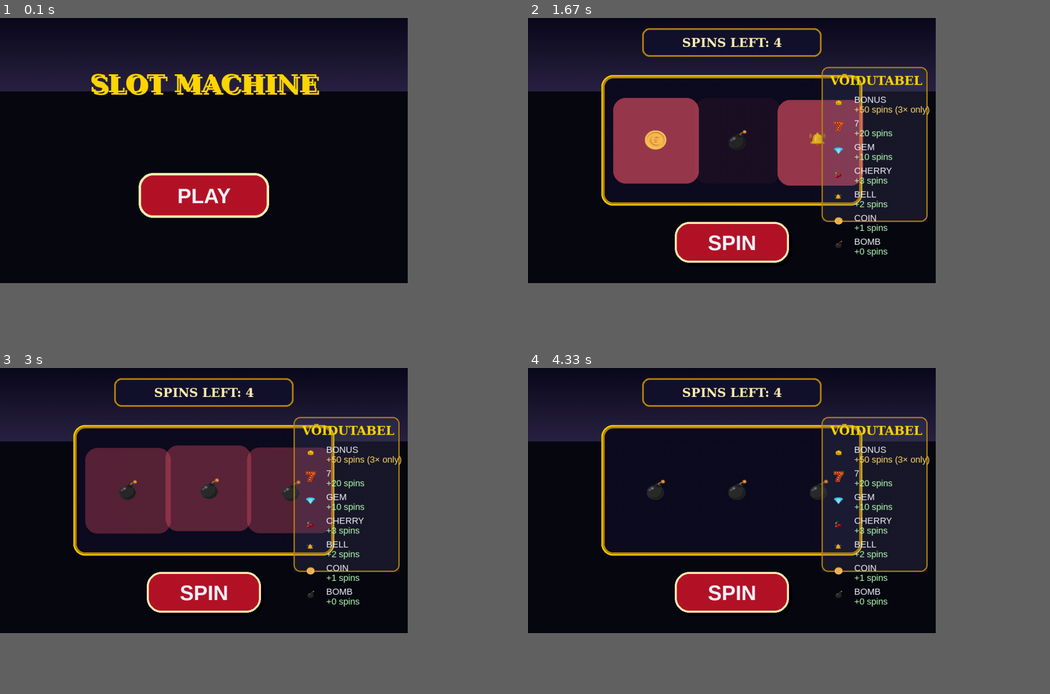
Above: before the commit, frames 1-4 (two rows, left to right).
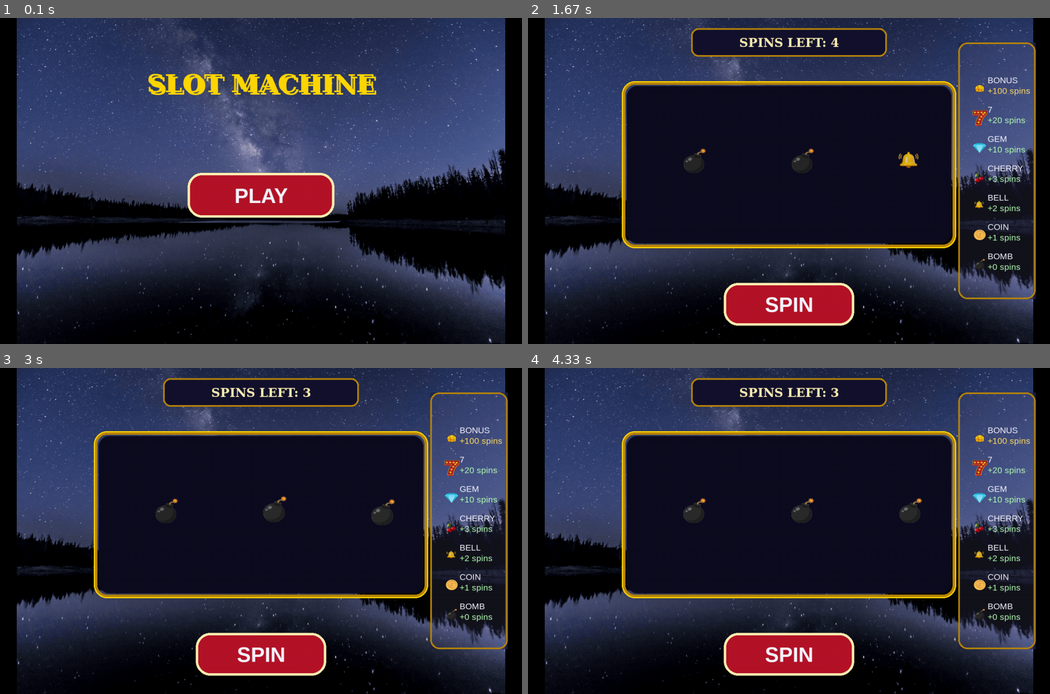
Above: after the commit, the same moments.

Repository: roadwizzvoco/pygame-slots
Game: pygame game, started from main.py
Two runs of this game, one before a commit and one after it. Both use one fixed random seed, a clock stepped at 60 frames per second and the inputs below.
Inputs (mouse positions are in pixels of both pictures, inside the frame that each line leads up to):
- Up to frame 1 (0.1 s): no input
- Up to frame 2 (1.67 s): click (789, 181) at 0.38 s; click "SPIN" at 0.72 s; click (627, 132) at 1.05 s
- Up to frame 3 (3 s): click "SPIN" at 2.38 s; click (245, 475) at 2.72 s
- Up to frame 4 (4.33 s): no input
In our replay, the window is 703x457 before the commit and 900x562 after it. These sizes can differ from the game's own. Grey fills any space a smaller window leaves; there, only what the larger window draws over its background counts as a difference.

The runs differ from the first frame. In frame 1, 68% of the frame differs, in the area x 0-97%, y 0-100%; in frame 2, 62%; in frame 3, 66%; in frame 4, 55%.

Commit message:
general updates

Diff:
--- a/main.py
+++ b/main.py
@@ -7,14 +7,13 @@
 
 pygame.init()
 
-WIDTH = 1000
-HEIGHT = 650
-screen = pygame.display.set_mode((WIDTH, HEIGHT))
+WIDTH = 1280
+HEIGHT = 800
+screen = pygame.display.set_mode((WIDTH, HEIGHT), pygame.FULLSCREEN)
 pygame.display.set_caption("Slot Machine")
 
 clock = pygame.time.Clock()
 
-# Värvid
 BLACK = (8, 8, 18)
 GOLD = (255, 215, 0)
 DARK_GOLD = (184, 134, 11)
@@ -26,18 +25,23 @@
 GRAY = (60, 60, 80)
 GLASS = (30, 30, 60, 140)
 
-# Sümbolid + rewards
+current_path = os.path.dirname(os.path.abspath(__file__))
+try:
+    background_img = pygame.image.load(os.path.join(current_path, "background.png")).convert()
+    background_img = pygame.transform.smoothscale(background_img, (WIDTH, HEIGHT))
+except:
+    background_img = None
+
 symbols_info = [
-    {"file": "bonus.png",  "name": "BONUS",  "prob": 0.00670},
-    {"file": "seitse.png", "name": "7",      "prob": 0.00446},
-    {"file": "diamond.png","name": "GEM",    "prob": 0.01339},
-    {"file": "cherry.png", "name": "CHERRY", "prob": 0.04464},
-    {"file": "bell.png",   "name": "BELL",   "prob": 0.06920},
-    {"file": "coin.png",   "name": "COIN",   "prob": 0.11161},
-    {"file": "bomb.png",   "name": "BOMB",   "prob": 0.75000},
+    {"file": "bonus.png",  "name": "BONUS",  "prob": 0.00536},
+    {"file": "seitse.png", "name": "7",      "prob": 0.003568},
+    {"file": "diamond.png","name": "GEM",    "prob": 0.010712},
+    {"file": "cherry.png", "name": "CHERRY", "prob": 0.035712},
+    {"file": "bell.png",   "name": "BELL",   "prob": 0.05536},
+    {"file": "coin.png",   "name": "COIN",   "prob": 0.089288},
+    {"file": "bomb.png",   "name": "BOMB",   "prob": 0.80000},
 ]
 
-# Base spins for EVERY symbol shown (except BONUS – handled separately)
 symbol_base_spins = {
     "7":      20,
     "GEM":    10,
@@ -48,27 +52,23 @@
     "BONUS":  0,
 }
 
-SYMBOL_SIZE = 130
-
-current_path = os.path.dirname(os.path.abspath(__file__))
+SYMBOL_SIZE = 160
+
 for symb in symbols_info:
     try:
         img = pygame.image.load(os.path.join(current_path, symb["file"])).convert_alpha()
         symb["img"] = pygame.transform.smoothscale(img, (SYMBOL_SIZE, SYMBOL_SIZE))
-    except Exception as e:
-        print(f"Pilt puudu: {symb['file']} → {e}")
+    except:
         symb["img"] = pygame.Surface((SYMBOL_SIZE, SYMBOL_SIZE))
         symb["img"].fill((random.randint(120,255), random.randint(80,220), random.randint(60,180)))
 
-# Fondid
 font_title  = pygame.font.SysFont("georgia", 68, bold=True)
 font_big    = pygame.font.SysFont("georgia", 48, bold=True)
 font_med    = pygame.font.SysFont("georgia", 34, bold=True)
-font_small  = pygame.font.SysFont("arial", 22)
+font_small  = pygame.font.SysFont("arial", 21)
 font_button = pygame.font.SysFont("arialblack", 46, bold=True)
 font_win    = pygame.font.SysFont("impact", 72, bold=True)
 
-# Muutujad
 reels = [0, 0, 0]
 spinning = [False, False, False]
 spin_progress = [0.0] * 3
@@ -77,25 +77,19 @@
 
 BASE_SPIN_TIME = 550
 EXTRA_DELAY_PER_REEL = 350
-glow_timer = 0.0
 
 last_win = 0
-spins_left = 5           # ← CHANGED TO 5 (as you requested)
+spins_left = 5
 
 game_state = "MENU"
 win_flash_timer = 0
 win_flash_active = False
 
 def draw_background():
-    screen.fill(BLACK)
-    for y in range(180):
-        ratio = y / 180
-        color = (
-            int(12 + 30 * ratio),
-            int(10 + 25 * ratio),
-            int(28 + 40 * ratio)
-        )
-        pygame.draw.line(screen, color, (0, y), (WIDTH, y))
+    if background_img:
+        screen.blit(background_img, (0, 0))
+    else:
+        screen.fill(BLACK)
 
 def draw_menu():
     draw_background()
@@ -104,7 +98,7 @@
     screen.blit(title, title_rect.move(6,6))
     screen.blit(title, title_rect)
 
-    btn_rect = pygame.Rect(WIDTH//2 - 160, 380, 320, 110)
+    btn_rect = pygame.Rect(WIDTH//2 - 180, 380, 360, 110)
     mouse = pygame.mouse.get_pos()
     hovered = btn_rect.collidepoint(mouse)
     pressed = pygame.mouse.get_pressed()[0] and hovered
@@ -121,77 +115,73 @@
     return btn_rect
 
 def draw_header():
-    spins_rect = pygame.Rect(WIDTH//2 - 220, 25, 440, 70)
+    spins_rect = pygame.Rect(WIDTH//2 - 240, 25, 480, 70)
     pygame.draw.rect(screen, (20, 18, 45), spins_rect, border_radius=18)
     pygame.draw.rect(screen, DARK_GOLD, spins_rect, width=4, border_radius=18)
     spins_txt = font_med.render(f"SPINS LEFT: {spins_left}", True, LIGHT_GOLD)
     screen.blit(spins_txt, spins_txt.get_rect(center=spins_rect.center))
 
 def draw_paytable():
-    x, y, w, h = WIDTH - 280, 120, 260, 380
+    x = WIDTH - 225
+    y = 60
+    w = 190
+    h = 630
+
     glass = pygame.Surface((w, h), pygame.SRCALPHA)
     glass.fill(GLASS)
-    pygame.draw.rect(glass, (80,80,120,60), (0,0,w,h), border_radius=16)
+    pygame.draw.rect(glass, (80,80,120,60), (0,0,w,h), border_radius=22)
     screen.blit(glass, (x, y))
-    pygame.draw.rect(screen, DARK_GOLD, (x, y, w, h), border_radius=16, width=3)
-
-    title = font_med.render("VÕIDUTABEL", True, GOLD)
-    screen.blit(title, (x + 20, y + 15))
-
-    y_off = y + 60
+    pygame.draw.rect(screen, DARK_GOLD, (x, y, w, h), border_radius=22, width=4)
+
+    y_off = y + 70
+    icon_size = 70
+
     for symb in symbols_info:
-        small = pygame.transform.smoothscale(symb["img"], (48, 48))
-        screen.blit(small, (x + 18, y_off + 4))
+        small = pygame.transform.smoothscale(symb["img"], (icon_size, icon_size))
+        screen.blit(small, (x + 18, y_off + 8))
 
         name = font_small.render(symb["name"], True, WHITE)
-        screen.blit(name, (x + 80, y_off + 8))
+        screen.blit(name, (x + 72, y_off + 10))
 
         base = symbol_base_spins.get(symb["name"], 0)
         if symb["name"] == "BONUS":
-            desc = "+50 spins (3× only)"
+            desc = "+100 spins"
             col = (255, 220, 100)
         else:
             desc = f"+{base} spins"
             col = (180, 255, 180)
 
         d = font_small.render(desc, True, col)
-        screen.blit(d, (x + 80, y_off + 32))
-
-        y_off += 58
+        screen.blit(d, (x + 72, y_off + 36))
+
+        y_off += 72
 
 def draw_slot_area():
-    frame_rect = pygame.Rect(180, 140, 640, 320)
-    pygame.draw.rect(screen, DARK_GOLD, frame_rect, border_radius=28, width=8)
-    pygame.draw.rect(screen, GOLD, frame_rect, border_radius=28, width=3)
-
-    inner = frame_rect.inflate(-16, -16)
-    pygame.draw.rect(screen, (14, 12, 32), inner, border_radius=24)
+    frame_rect = pygame.Rect(WIDTH//2 - 410, 155, 820, 410)
+    pygame.draw.rect(screen, DARK_GOLD, frame_rect, border_radius=32, width=9)
+    pygame.draw.rect(screen, GOLD, frame_rect, border_radius=32, width=3)
+
+    inner = frame_rect.inflate(-24, -24)
+    pygame.draw.rect(screen, (14, 12, 32), inner, border_radius=26)
     return inner
 
 def draw_symbols(inner):
-    global glow_timer
-    start_x = inner.left + 60
-    y_pos = inner.centery - SYMBOL_SIZE // 2
+    start_x = inner.left + 85
+    y_pos = inner.centery - SYMBOL_SIZE // 2 - 8
 
     for i in range(3):
-        x = start_x + i * 200
+        x = start_x + i * 265
         cx = x + SYMBOL_SIZE // 2
         cy = y_pos + SYMBOL_SIZE // 2
 
         if spinning[i]:
             p = spin_progress[i]
-            offset_y = math.sin(p * math.pi * 6) * 9 * (1 - p)
-            scale = 1.0 + 0.06 * math.sin(p * math.pi * 10)
+            offset_y = math.sin(p * math.pi * 6) * 12 * (1 - p)
+            scale = 1.0 + 0.07 * math.sin(p * math.pi * 10)
 
             img = symbols_info[reels[i]]["img"]
             scaled = pygame.transform.smoothscale(img, (int(SYMBOL_SIZE * scale), int(SYMBOL_SIZE * scale)))
             rect = scaled.get_rect(center=(cx, cy + offset_y))
-
-            glow_timer += 0.16
-            alpha = int(80 + 70 * math.sin(glow_timer + i * 3))
-            glow = pygame.Surface((SYMBOL_SIZE + 80, SYMBOL_SIZE + 80), pygame.SRCALPHA)
-            pygame.draw.rect(glow, (*NEON_RED[:3], alpha), glow.get_rect(), border_radius=30)
-            screen.blit(glow, (rect.x - 40, rect.y - 40))
 
             screen.blit(scaled, rect.topleft)
         else:
@@ -203,30 +193,30 @@
         return
 
     win_flash_timer += 1
-    if win_flash_timer > (180 if last_win >= 20 else 120):
+    if win_flash_timer > (200 if last_win >= 20 else 130):
         win_flash_active = False
         win_flash_timer = 0
         return
 
-    flash_alpha = int(120 + 135 * math.sin(win_flash_timer * 0.35))
+    flash_alpha = int(130 + 125 * math.sin(win_flash_timer * 0.35))
     win_surf = pygame.Surface((WIDTH, HEIGHT), pygame.SRCALPHA)
 
     if last_win >= 20:
         txt = font_win.render(f"+{int(last_win)} SPINS!", True, (255, 215, 0))
         extra = font_big.render("MEGA WIN!", True, (255, 180, 60))
         extra.set_alpha(flash_alpha)
-        win_surf.blit(extra, extra.get_rect(center=(WIDTH//2, HEIGHT//2 - 130)))
+        win_surf.blit(extra, extra.get_rect(center=(WIDTH//2, HEIGHT//2 - 145)))
     else:
         txt = font_big.render(f"+{int(last_win)} SPINS", True, (200, 255, 180))
 
     txt.set_alpha(flash_alpha)
-    rect = txt.get_rect(center=(WIDTH//2, HEIGHT//2 - 30))
+    rect = txt.get_rect(center=(WIDTH//2, HEIGHT//2 - 35))
     win_surf.blit(txt, rect)
 
     screen.blit(win_surf, (0, 0))
 
 def draw_button():
-    btn_rect = pygame.Rect(WIDTH//2 - 140, 500, 280, 100)
+    btn_rect = pygame.Rect(WIDTH//2 - 160, HEIGHT - 150, 320, 105)
     mouse = pygame.mouse.get_pos()
     hovered = btn_rect.collidepoint(mouse)
     pressed = pygame.mouse.get_pressed()[0] and hovered
@@ -242,7 +232,7 @@
         txt = "SPIN"
 
     pygame.draw.rect(screen, col, btn_rect, border_radius=35)
-    pygame.draw.rect(screen, LIGHT_GOLD, btn_rect, width=5, border_radius=35)
+    pygame.draw.rect(screen, LIGHT_GOLD, btn_rect, width=6, border_radius=35)
 
     t = font_button.render(txt, True, WHITE)
     screen.blit(t, t.get_rect(center=btn_rect.center))
@@ -251,13 +241,10 @@
 
 def start_spin():
     global spins_left, spinning, spin_start_time, spin_durations, spin_progress, last_win, win_flash_active
-
     if spins_left <= 0 or any(spinning):
         return
-
     last_win = 0
     win_flash_active = False
-
     spinning = [True] * 3
     spin_start_time = pygame.time.get_ticks()
     spin_durations = [BASE_SPIN_TIME + i * EXTRA_DELAY_PER_REEL + random.randint(-50, 50) for i in range(3)]
@@ -266,13 +253,10 @@
 
 def update_reels():
     global spinning, reels, spin_progress, last_win, win_flash_active
-
     if not any(spinning):
         return
-
     elapsed = pygame.time.get_ticks() - spin_start_time
     still = False
-
     for i in range(3):
         if elapsed < spin_durations[i]:
             still = True
@@ -282,7 +266,6 @@
                 reels[i] = weighted_random_symbol()
         else:
             spin_progress[i] = 1.0
-
     if not still:
         spinning = [False] * 3
         check_win()
@@ -291,11 +274,9 @@
 
 def check_win():
     global spins_left, last_win, win_flash_active
-
     counts = Counter(reels)
     total_extra = 0
     bonus_count = 0
-
     for sym_idx, count in counts.items():
         sym_name = symbols_info[sym_idx]["name"]
         if sym_name == "BONUS":
@@ -303,10 +284,8 @@
         else:
             base = symbol_base_spins.get(sym_name, 0)
             total_extra += base * count
-
     if bonus_count == 3:
-        total_extra += 50
-
+        total_extra += 100
     if total_extra > 0:
         spins_left += total_extra
         last_win = total_extra
@@ -321,7 +300,6 @@
             return i
     return len(symbols_info) - 1
 
-# PEA LOOP
 running = True
 play_rect = None
 spin_rect = None
@@ -331,6 +309,8 @@
 
     for e in pygame.event.get():
         if e.type == pygame.QUIT:
+            running = False
+        elif e.type == pygame.KEYDOWN and e.key == pygame.K_ESCAPE:
             running = False
 
         if e.type == pygame.MOUSEBUTTONDOWN:
@@ -342,8 +322,7 @@
                     if spins_left > 0 and not any(spinning):
                         start_spin()
                     elif spins_left <= 0:
-                        # Restart game
-                        spins_left = 5          # ← also changed restart to 5
+                        spins_left = 5
                         last_win = 0
                         reels = [0, 0, 0]
 
Binary file added: background.png
